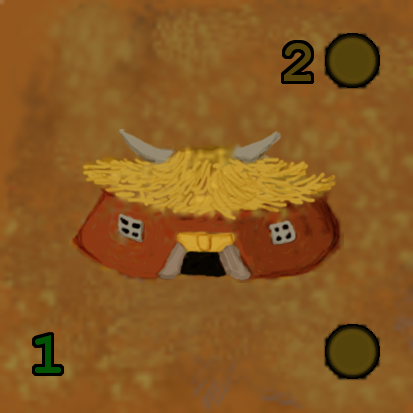
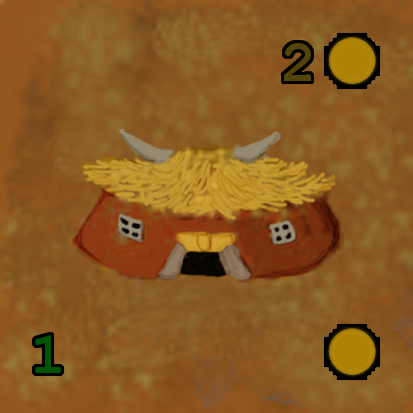
Before/after of a (413, 413) layered artwork. What changed in the layer stack:
renamed "Copia de Icono Oro.png" to "Icono Oro.png #2", painted on it over 324, 33, 380, 89
renamed "Icono Oro.png" to "Icono Oro.png #1", painted on it over 324, 324, 380, 380
